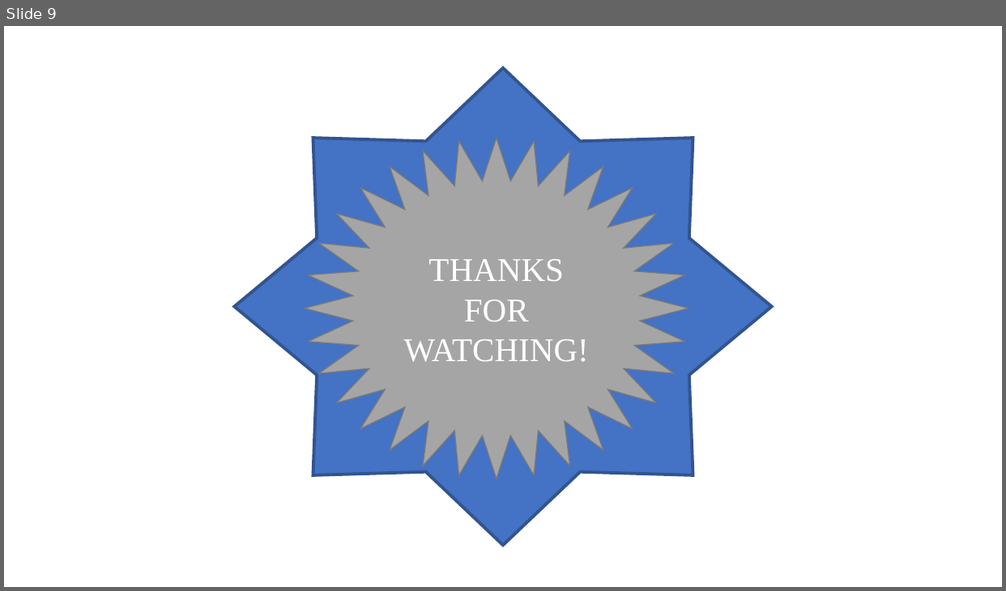
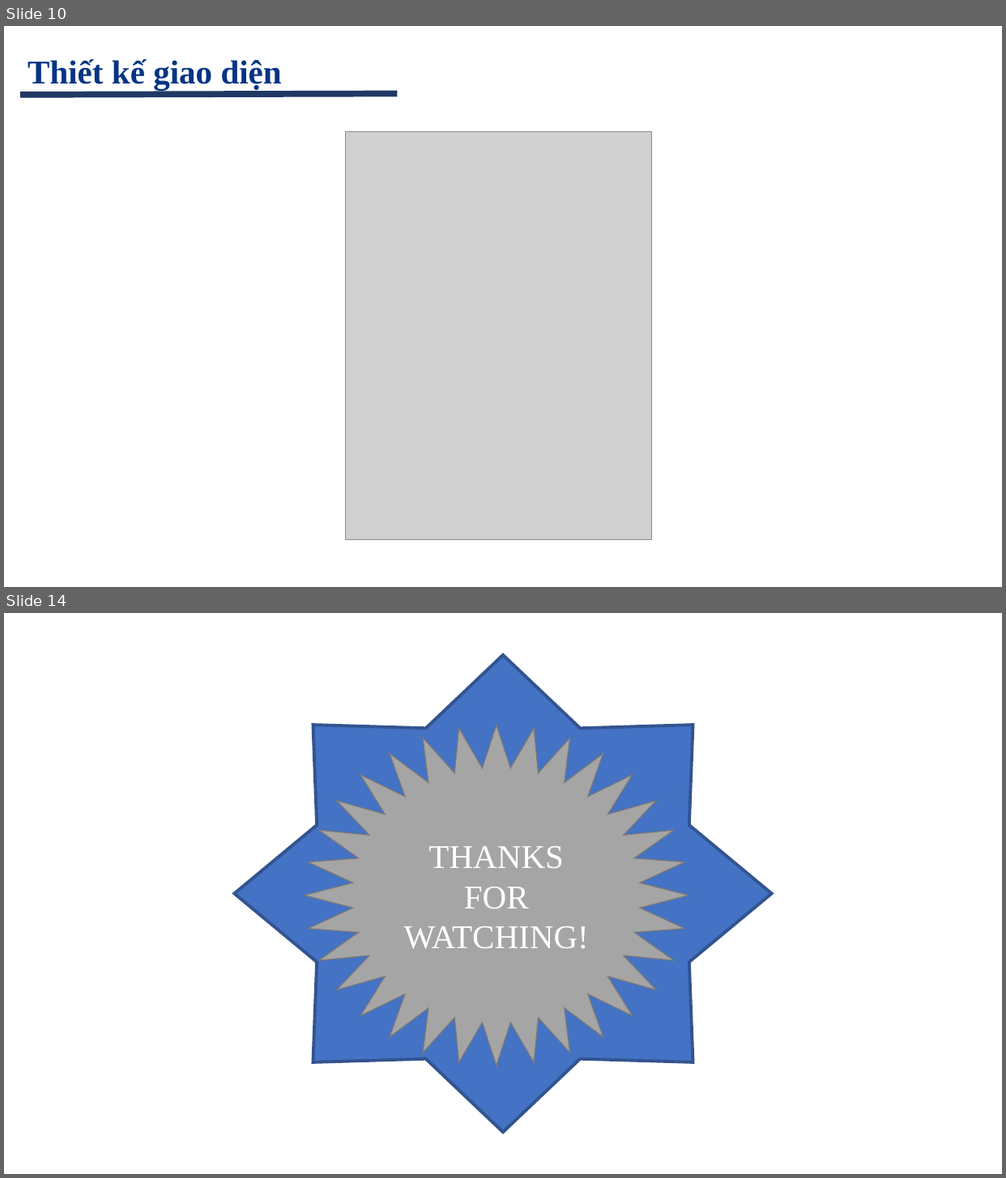
Before and after one commit to hieutran1997/delivery, a slide deck: documents/SlideReport.pptx. Shown one above the other, each under a label of ours: slide 9 before the commit, slides 10 and 14 after it; the slides between them are not shown. The pictures are 1006x591 and 1006x1178 pixels, drawn with LibreOffice and Linux fonts; fonts in the diff are those of the drawing; grey boxes stand for pictures; background and template pictures are left out. Boxes give left, top, right and bottom in pixels: in the first picture for what was removed or moved away, otherwise in the second. Text is boxed around its words. In the diff, an @@ line names an element or a change of style, - is before the commit and + after.

```diff
--- a/documents/SlideReport.pptx
+++ b/documents/SlideReport.pptx
@@ slide 10 added at (4, 26, 1002, 587), background picture (left out) @@
@@ text added at (27, 59, 282, 90), 32 pt, text #053484, bold @@
+Thiết kế giao diện
@@ line added from (20, 95) to (397, 93), #203864 6 pt @@
@@ picture added at (345, 131, 651, 540) @@
@@ what was slide 9 is now slide 14 @@
```
Also in this commit, not shown: 8 slides changed, 4 other slides added.
